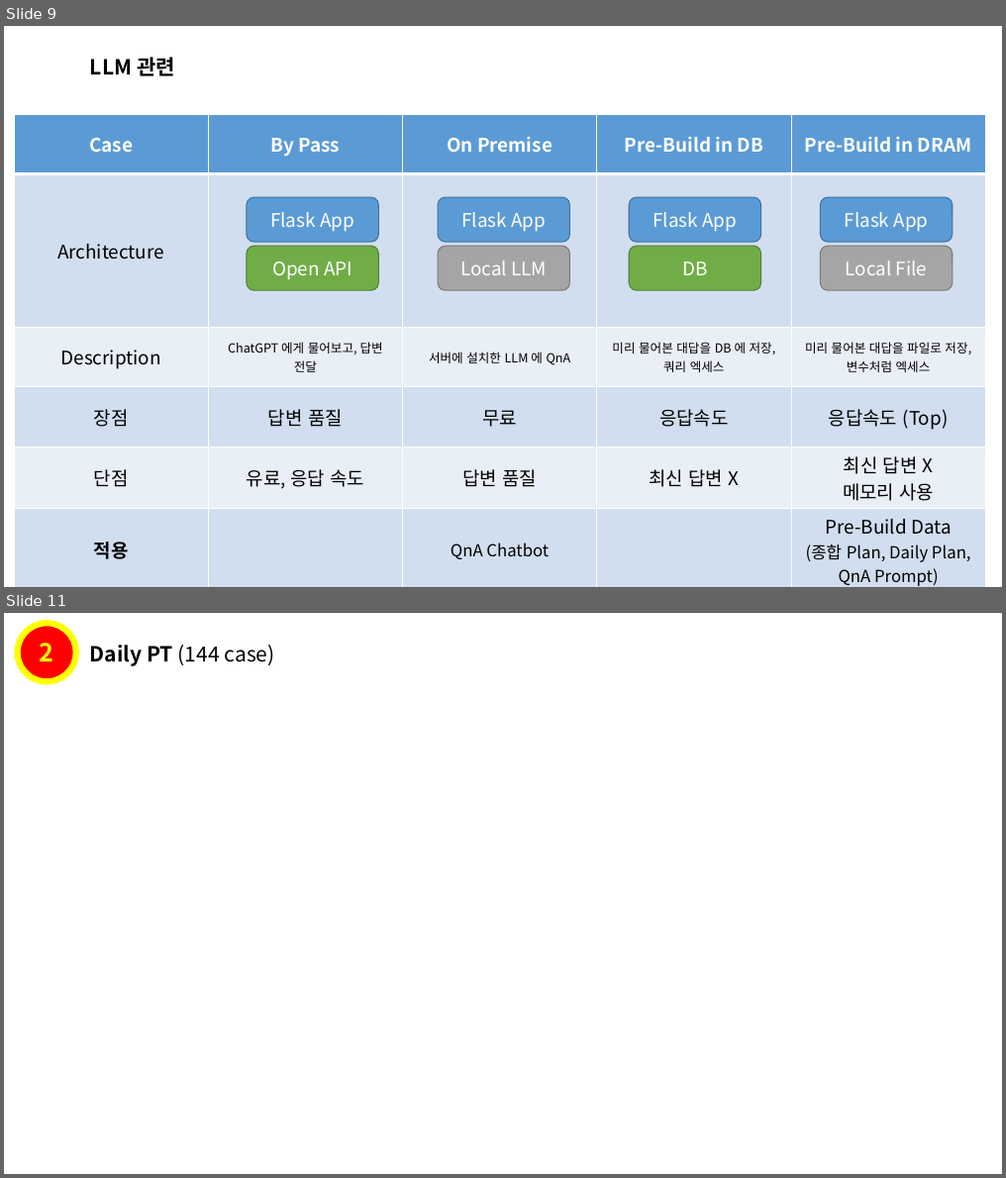
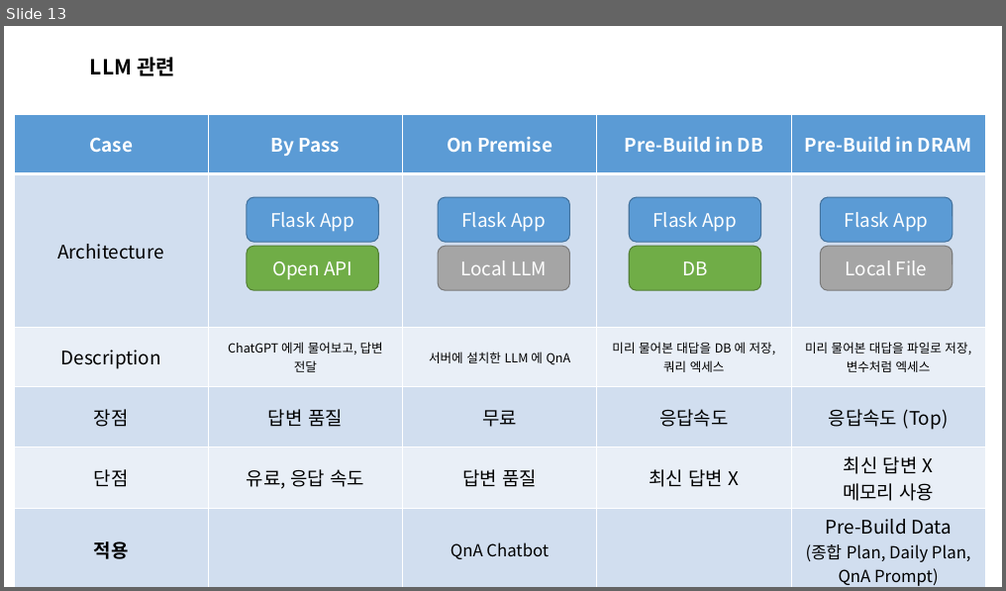
Before and after one commit to Brian-Hong-KR/Gymunity, a slide deck: Doc/세미나/Gymunity_PT_Seminar.pptx. Shown one above the other, each under a label of ours: slides 9 and 11 before the commit, slide 13 after it; the slides between them are not shown. The pictures are 1006x1178 and 1006x591 pixels, drawn with LibreOffice and Linux fonts; fonts in the diff are those of the drawing. Boxes give left, top, right and bottom in pixels: in the first picture for what was removed or moved away, otherwise in the second. Text is boxed around its words. In the diff, an @@ line names an element or a change of style, - is before the commit and + after.

```diff
--- a/Doc/세미나/Gymunity_PT_Seminar.pptx
+++ b/Doc/세미나/Gymunity_PT_Seminar.pptx
@@ slide 11 removed at box(4, 613, 1002, 1174), background #FFFFFF @@
@@ ellipse removed at box(18, 623, 76, 681) @@
-2
@@ text removed at box(90, 645, 275, 666) @@
-Daily PT (144 case)
@@ what was slide 9 is now slide 13 @@
```
Also in this commit, not shown: 7 slides changed, 3 slides added, 1 other slide removed, 1 other file.
